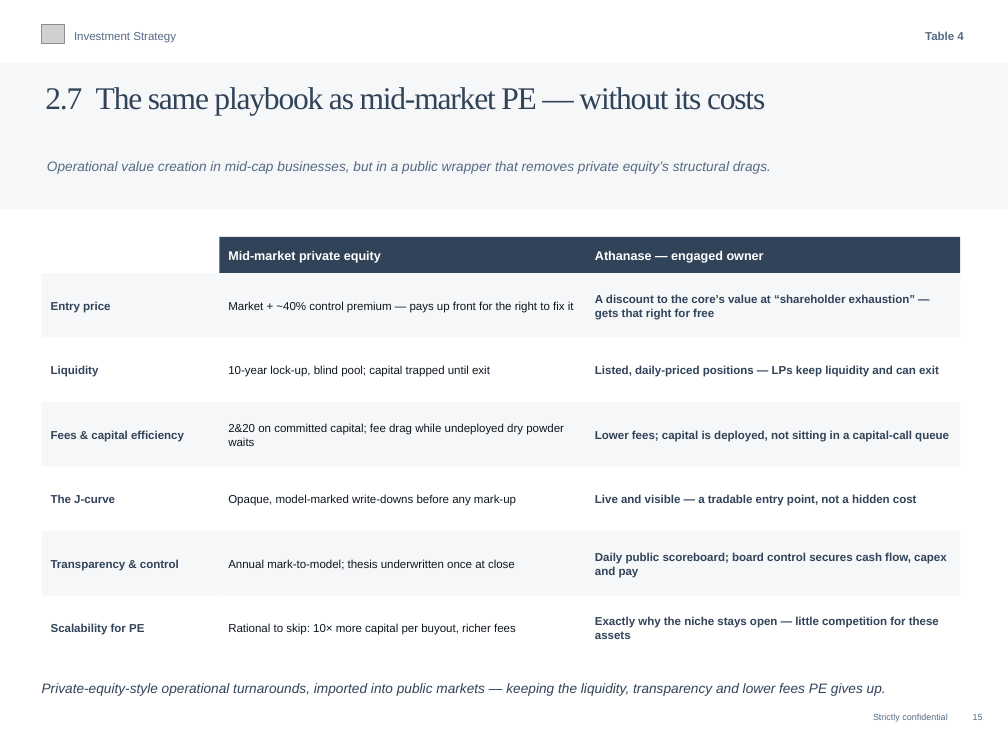
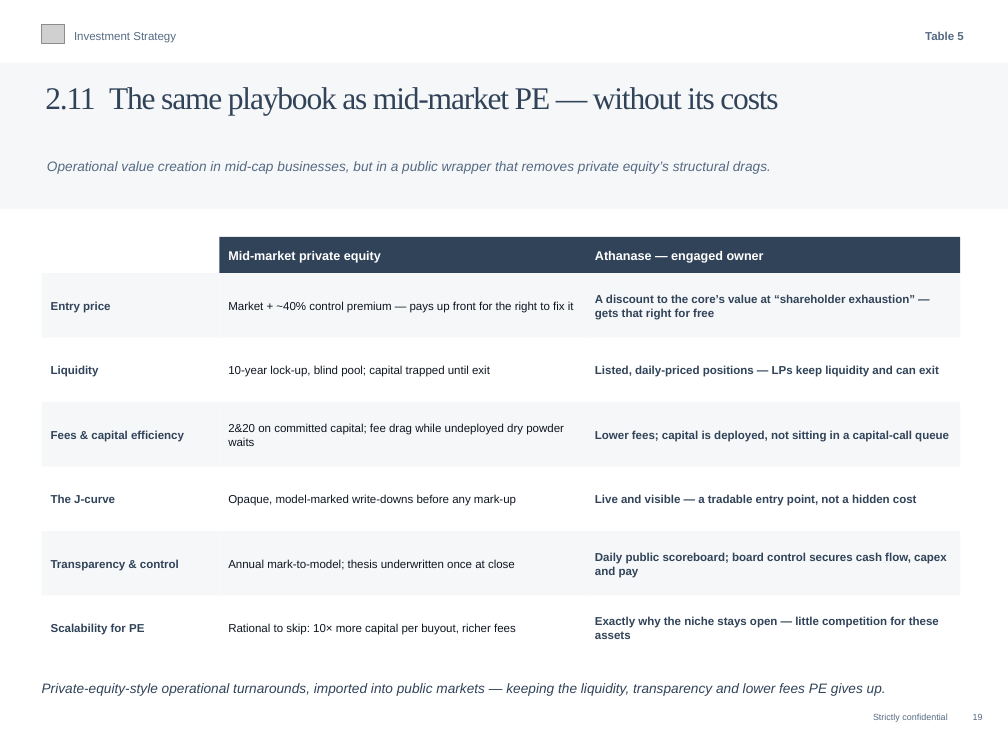
Before and after one commit to charette-lab/Claude, a slide deck: slide 22 of Athanase_Engaged_Ownership_Allocator_Deck.pptx (slide 18 before the commit). Drawn at 1008x756 pixels with LibreOffice and Linux fonts; fonts in the diff are those of the drawing; grey boxes stand for pictures. Boxes give left, top, right and bottom in pixels: in the first picture for what was removed or moved away, otherwise in the second. Text is boxed around its words. In the diff, an @@ line names an element or a change of style, - is before the commit and + after.

```diff
--- a/Athanase_Engaged_Ownership_Allocator_Deck.pptx
+++ b/Athanase_Engaged_Ownership_Allocator_Deck.pptx
@@ text at (925, 31, 963, 40): text changed @@
-Table 4
+Table 5
@@ text at (45, 87, 778, 116): text changed @@
-2.7 The same playbook as mid-market PE — without its costs
+2.11 The same playbook as mid-market PE — without its costs
```
Also in this commit, not shown: 28 other slides changed, 4 slides added, 1 other file.
